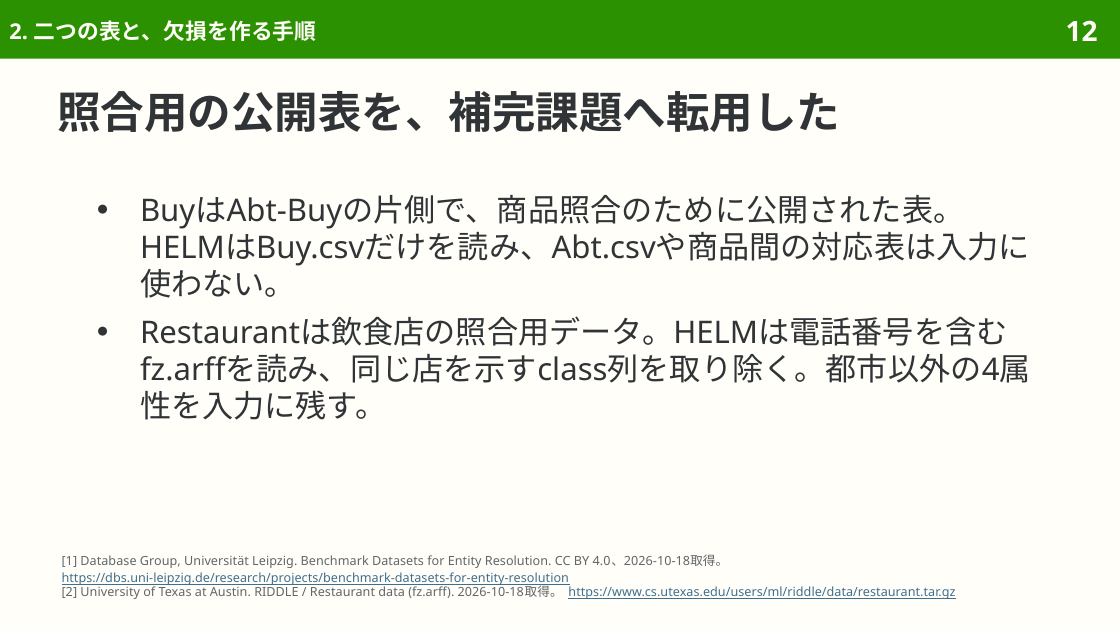
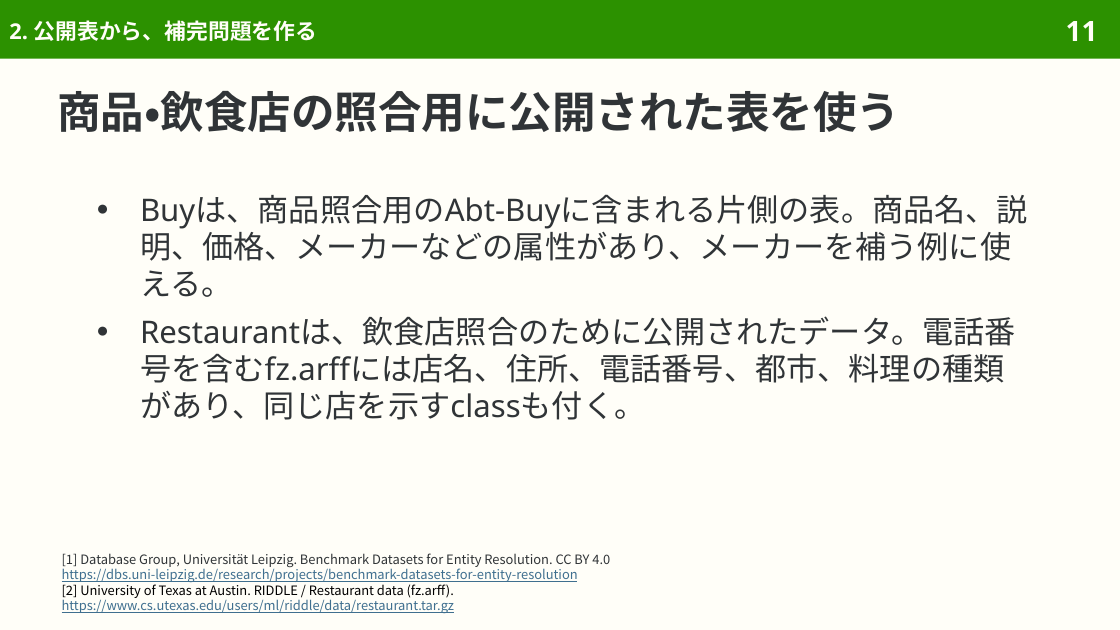
Before and after one commit to sasakiy84/datasets-in-10-minutes, a slide deck: slide 11 of slides/datasets-in-10-minutes-data-imputation.pptx (slide 12 before the commit). Drawn at 1120x630 pixels with LibreOffice and Linux fonts; fonts in the diff are those of the drawing. Boxes give left, top, right and bottom in pixels: in the first picture for what was removed or moved away, otherwise in the second. Text is boxed around its words. In the diff, an @@ line names an element or a change of style, - is before the commit and + after.

Commit message:
Rebuild imputation around original Buy and Restaurant tables

```diff
--- a/slides/datasets-in-10-minutes-data-imputation.pptx
+++ b/slides/datasets-in-10-minutes-data-imputation.pptx
@@ title at (x1=9, y1=20, x2=318, y2=41): text changed @@
-2. 二つの表と、欠損を作る手順
+2. 公開表から、補完問題を作る
@@ page number at (x1=1066, y1=21, x2=1098, y2=41): text changed @@
-12
+11
@@ title at (x1=57, y1=91, x2=900, y2=132): text changed @@
-照合用の公開表を、補完課題へ転用した
+商品・飲食店の照合用に公開された表を使う
@@ text at (x1=140, y1=194, x2=1028, y2=420): text changed @@
-● BuyはAbt-Buyの片側で、商品照合のために公開された表。HELMはBuy.csvだけを読み、Abt.csvや商品間の対応表は入力に使わない。
-● Restaurantは飲食店の照合用データ。HELMは電話番号を含むfz.arffを読み、同じ店を示すclass列を取り除く。都市以外の4属性を入力に残す。
+● Buyは、商品照合用のAbt-Buyに含まれる片側の表。商品名、説明、価格、メーカーなどの属性があり、メーカーを補う例に使える。
+● Restaurantは、飲食店照合のために公開されたデータ。電話番号を含むfz.arffには店名、住所、電話番号、都市、料理の種類があり、同じ店を示すclassも付く。
@@ text at (x1=62, y1=553, x2=610, y2=568): text changed; size 8.1 to 8.3 pt; font Noto Sans to Noto Sans CJK JP; text colour #626669 to #303437 @@
-[1] Database Group, Universität Leipzig. Benchmark Datasets for Entity Resolution. CC BY 4.0、2026-10-18取得。
+[1] Database Group, Universität Leipzig. Benchmark Datasets for Entity Resolution. CC BY 4.0
@@ text at (x1=62, y1=566, x2=578, y2=582): size 8.1 to 8.3 pt, font Noto Sans to Noto Sans CJK JP in "https://dbs.uni-leipzig.de/research/projects/benchmark-datas ..."; line spacing 9.4pt to 1 @@
@@ text at (x1=62, y1=581, x2=454, y2=613): text changed; size 8.1 to 8.3 pt; font Noto Sans to Noto Sans CJK JP; text colour #626669 to #3F6F8F @@
-[2] University of Texas at Austin. RIDDLE / Restaurant data (fz.arff). 2026-10-18取得。 https://www.cs.utexas.edu/users/ml/riddle/data/restaurant.tar.gz
+[2] University of Texas at Austin. RIDDLE / Restaurant data (fz.arff).
+https://www.cs.utexas.edu/users/ml/riddle/data/restaurant.tar.gz
```
Also in this commit, not shown: 35 other slides changed, 2 slides added, 18 slides removed, 43 other files.
